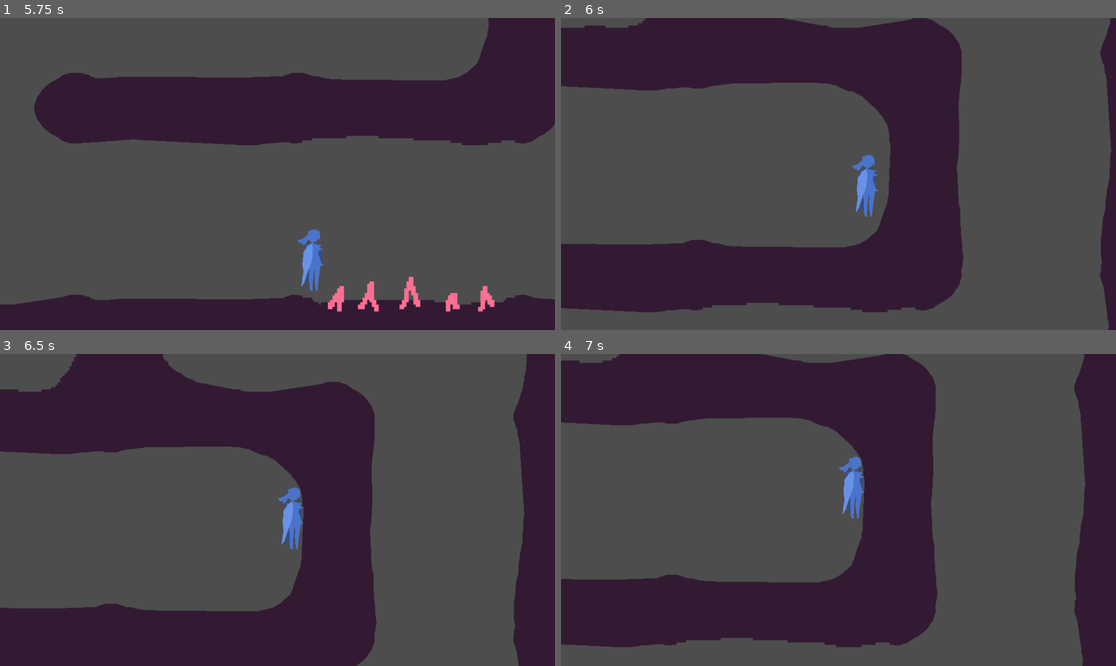
Above: before the commit, frames 1-4 (two rows, left to right).
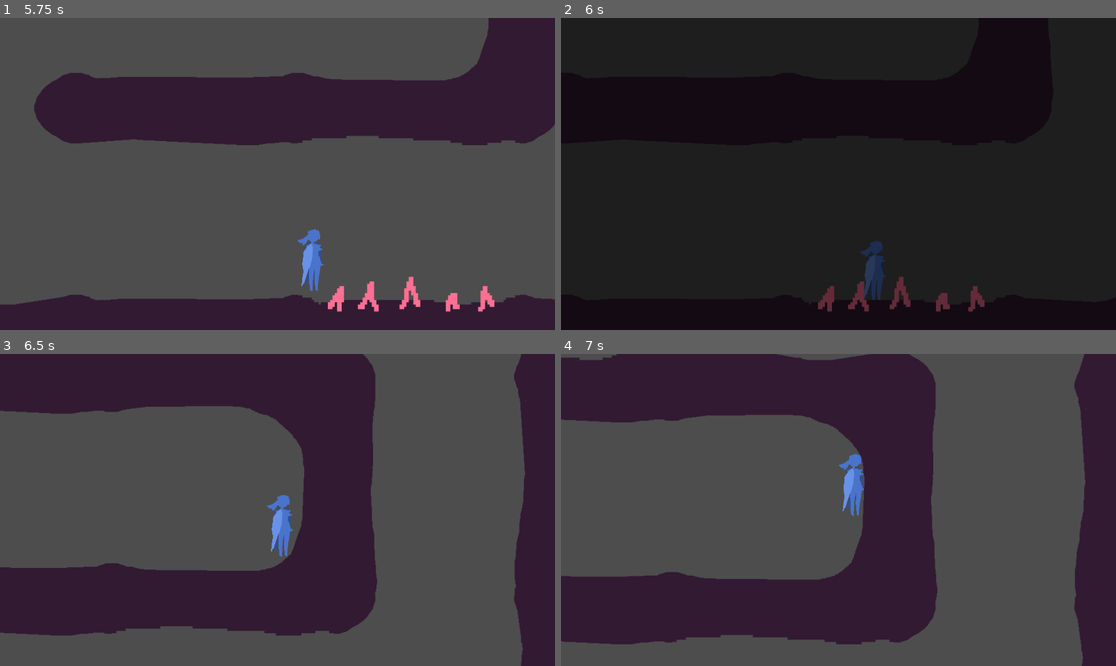
Above: after the commit, the same moments.

Repository: emeryplyler/Paths
Game: Godot game, scene res://main_game_scene/root.tscn
Same seed, same stepped clock (60 frames per second), same inputs: the game is played once before the commit and once after it.
Inputs:
- Up to frame 1 (5.75 s): hold D (Right) 0.53-2.03 s; tap Space (Jump) at 0.77, 1.52, 3.02, 3.77, 4.52 s; hold A (Left) 2.03-4.28 s; hold D (Right) from 4.28 s (still down)
- Up to frame 2 (6 s): keep holding D (Right)
- Up to frame 3 (6.5 s): keep holding D (Right); tap Space (Jump) at 6.02 s
- Up to frame 4 (7 s): keep holding D (Right); tap Space (Jump) at 6.77 s

Frame 1 is identical in both runs. In frame 2, 70% of the frame differs, in the area x 0-100%, y 0-100%; in frame 3, 29%; in frame 4, 2.3%.

Commit message:
fade to black when dying

Diff:
--- a/main_game_scene/Maze.gd
+++ b/main_game_scene/Maze.gd
@@ -31,6 +31,7 @@
 var cell_walls = {Vector2(0, -1): N, Vector2(1, 0): E,
 				  Vector2(0, 1): S, Vector2(-1, 0): W}
 
+signal player_died
 
 # Called when the node enters the scene tree for the first time.
 func _ready():
@@ -148,7 +149,11 @@
 	level_gen()
 
 
+func _on_hazard_detector_body_entered(body):
+	# respawn player at start
+	player_died.emit()
 
-func _on_hazard_detector_body_entered(body):
+func _on_animation_player_animation_changed(old_name, new_name):
 	Player.position = to_global(Map.map_to_local(starting_spot)) # teleport player to starting place
 	Player.get_node("Camera2D").reset_smoothing() # prevent camera from sliding over to player from prev pos
+	Player.velocity = Vector2.ZERO # no momentum
--- a/main_game_scene/root.tscn
+++ b/main_game_scene/root.tscn
@@ -1,7 +1,8 @@
-[gd_scene load_steps=7 format=3 uid="uid://hf2pbkxluubv"]
+[gd_scene load_steps=12 format=3 uid="uid://hf2pbkxluubv"]
 
 [ext_resource type="Script" path="res://player/PlayerMovement.gd" id="1_uu05j"]
 [ext_resource type="Texture2D" uid="uid://6logdjae4gc8" path="res://assets/player/player2.png" id="2_12wkn"]
+[ext_resource type="Script" path="res://main_game_scene/scene_transitions.gd" id="3_5nyt0"]
 [ext_resource type="Script" path="res://main_game_scene/Maze.gd" id="3_jxabw"]
 [ext_resource type="PackedScene" uid="uid://d35hjqhp0ikpm" path="res://interactables/portal/portal.tscn" id="4_ftpbv"]
 [ext_resource type="TileSet" uid="uid://c6ihmqc6xrg2o" path="res://assets/environment/defaultwallstileset.tres" id="5_hn2qt"]
@@ -9,6 +10,60 @@
 [sub_resource type="CapsuleShape2D" id="CapsuleShape2D_o2pi5"]
 radius = 17.55
 height = 110.85
+
+[sub_resource type="Animation" id="Animation_6gmpk"]
+resource_name = "fading_to_black"
+length = 0.3
+tracks/0/type = "value"
+tracks/0/imported = false
+tracks/0/enabled = true
+tracks/0/path = NodePath(".:color")
+tracks/0/interp = 1
+tracks/0/loop_wrap = true
+tracks/0/keys = {
+"times": PackedFloat32Array(0, 0.3),
+"transitions": PackedFloat32Array(1, 1),
+"update": 0,
+"values": [Color(0, 0, 0, 0), Color(0, 0, 0, 1)]
+}
+
+[sub_resource type="Animation" id="Animation_vjj52"]
+length = 0.001
+tracks/0/type = "value"
+tracks/0/imported = false
+tracks/0/enabled = true
+tracks/0/path = NodePath(".:color")
+tracks/0/interp = 1
+tracks/0/loop_wrap = true
+tracks/0/keys = {
+"times": PackedFloat32Array(0),
+"transitions": PackedFloat32Array(1),
+"update": 0,
+"values": [Color(0, 0, 0, 0)]
+}
+
+[sub_resource type="Animation" id="Animation_ereci"]
+resource_name = "unfading"
+length = 0.3
+tracks/0/type = "value"
+tracks/0/imported = false
+tracks/0/enabled = true
+tracks/0/path = NodePath(".:color")
+tracks/0/interp = 1
+tracks/0/loop_wrap = true
+tracks/0/keys = {
+"times": PackedFloat32Array(0, 0.3),
+"transitions": PackedFloat32Array(1, 1),
+"update": 0,
+"values": [Color(0, 0, 0, 1), Color(0, 0, 0, 0)]
+}
+
+[sub_resource type="AnimationLibrary" id="AnimationLibrary_8y74v"]
+_data = {
+"RESET": SubResource("Animation_vjj52"),
+"fading_to_black": SubResource("Animation_6gmpk"),
+"unfading": SubResource("Animation_ereci")
+}
 
 [node name="Root" type="Node2D"]
 
@@ -40,6 +95,22 @@
 position_smoothing_enabled = true
 position_smoothing_speed = 7.0
 
+[node name="CanvasLayer" type="CanvasLayer" parent="Player/Camera2D" node_paths=PackedStringArray("black_screen", "maze", "animator")]
+script = ExtResource("3_5nyt0")
+black_screen = NodePath("BlackScreen")
+maze = NodePath("../../../Maze")
+animator = NodePath("BlackScreen/AnimationPlayer")
+
+[node name="BlackScreen" type="ColorRect" parent="Player/Camera2D/CanvasLayer"]
+offset_right = 1920.0
+offset_bottom = 1080.0
+color = Color(0, 0, 0, 0)
+
+[node name="AnimationPlayer" type="AnimationPlayer" parent="Player/Camera2D/CanvasLayer/BlackScreen"]
+libraries = {
+"": SubResource("AnimationLibrary_8y74v")
+}
+
 [node name="WallJumpTimer" type="Timer" parent="Player"]
 wait_time = 0.13
 
@@ -62,6 +133,6 @@
 format = 2
 layer_0/name = "Walls"
 
+[connection signal="animation_changed" from="Player/Camera2D/CanvasLayer/BlackScreen/AnimationPlayer" to="Maze" method="_on_animation_player_animation_changed"]
 [connection signal="timeout" from="Player/WallJumpTimer" to="Player" method="_on_wall_jump_timer_timeout"]
-[connection signal="body_entered" from="Player/HazardDetector" to="Player" method="_on_hazard_detector_body_entered"]
 [connection signal="body_entered" from="Player/HazardDetector" to="Maze" method="_on_hazard_detector_body_entered"]
--- /dev/null
+++ b/main_game_scene/scene_transitions.gd
@@ -0,0 +1,17 @@
+extends Node
+
+@export var black_screen: ColorRect
+@export var maze: Node2D
+@export var animator: AnimationPlayer
+
+# Called when the node enters the scene tree for the first time.
+func _ready():
+	maze.player_died.connect(_on_player_died)
+
+func _on_player_died():
+	animator.queue("fading_to_black")
+	animator.queue("unfading")
+
+# Called every frame. 'delta' is the elapsed time since the previous frame.
+func _process(delta):
+	pass
--- a/player/PlayerMovement.gd
+++ b/player/PlayerMovement.gd
@@ -63,14 +63,7 @@
 			#velocity.y = move_toward(velocity.y, 0, SPEED)
 
 	move_and_slide()
-	#for i in get_slide_collision_count():
-		#var collision = get_slide_collision(i)
-		#var collider:TileMap = collision.get_collider()
-		#if collider.tile_set.get_physics_layer_collision_layer(0) == 8:
-			#print("Ow")
-		#else:
-			#print(collider.tile_set.get_physics_layer_collision_layer(0))
-	# TODO: detect collision with collision layer 4 (hazards)
+
 
 func flip():
 	facing_left = not facing_left
@@ -80,11 +73,3 @@
 
 func _on_wall_jump_timer_timeout():
 	is_wall_pushing = false
-
-# on_player_touch_hazard():
-#Player.position = to_global(Map.map_to_local(starting_spot)) # teleport player to starting place
-#Player.get_node("Camera2D").reset_smoothing() # prevent camera from sliding over to player from prev pos
-
-
-func _on_hazard_detector_body_entered(body):
-	print("ow")
